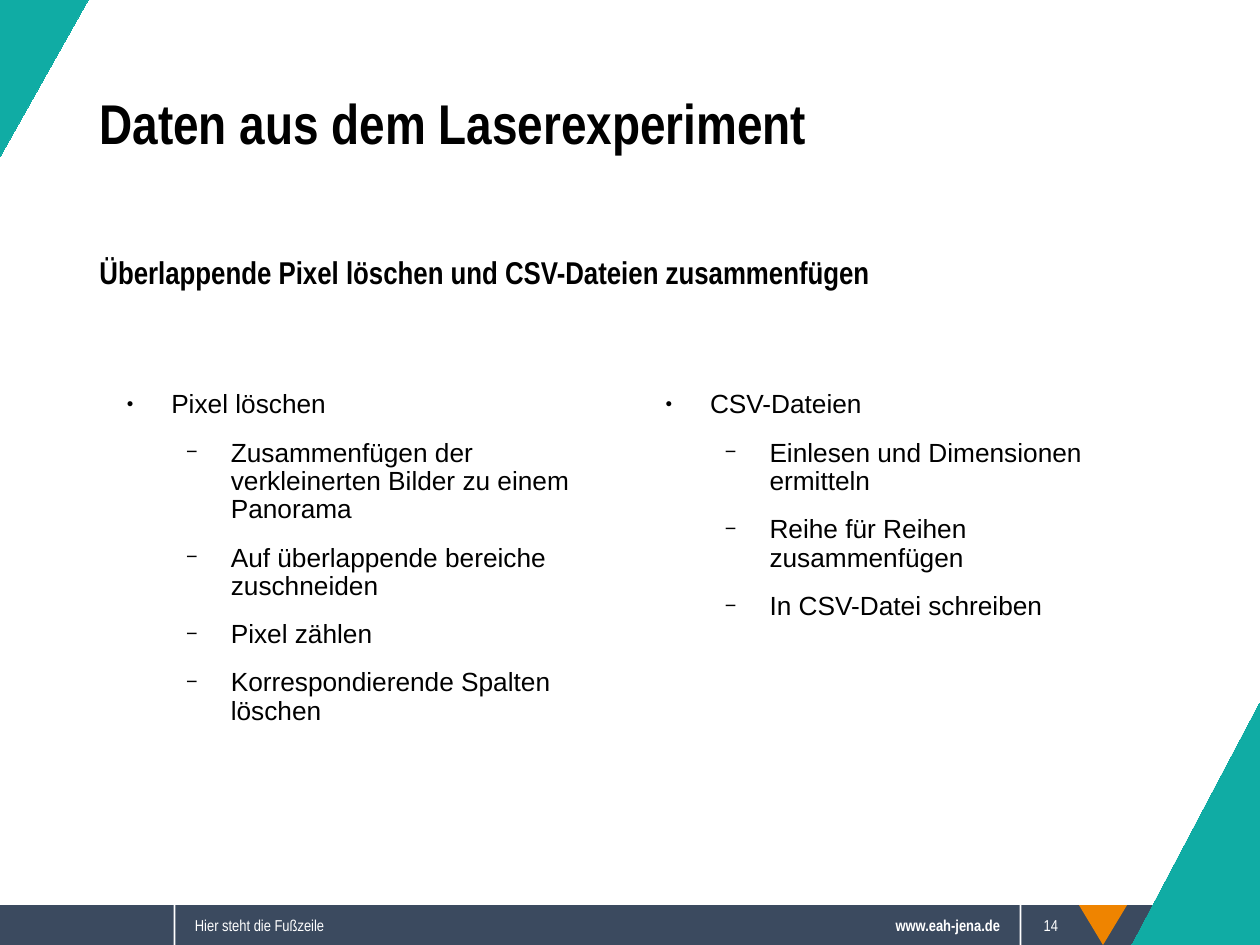
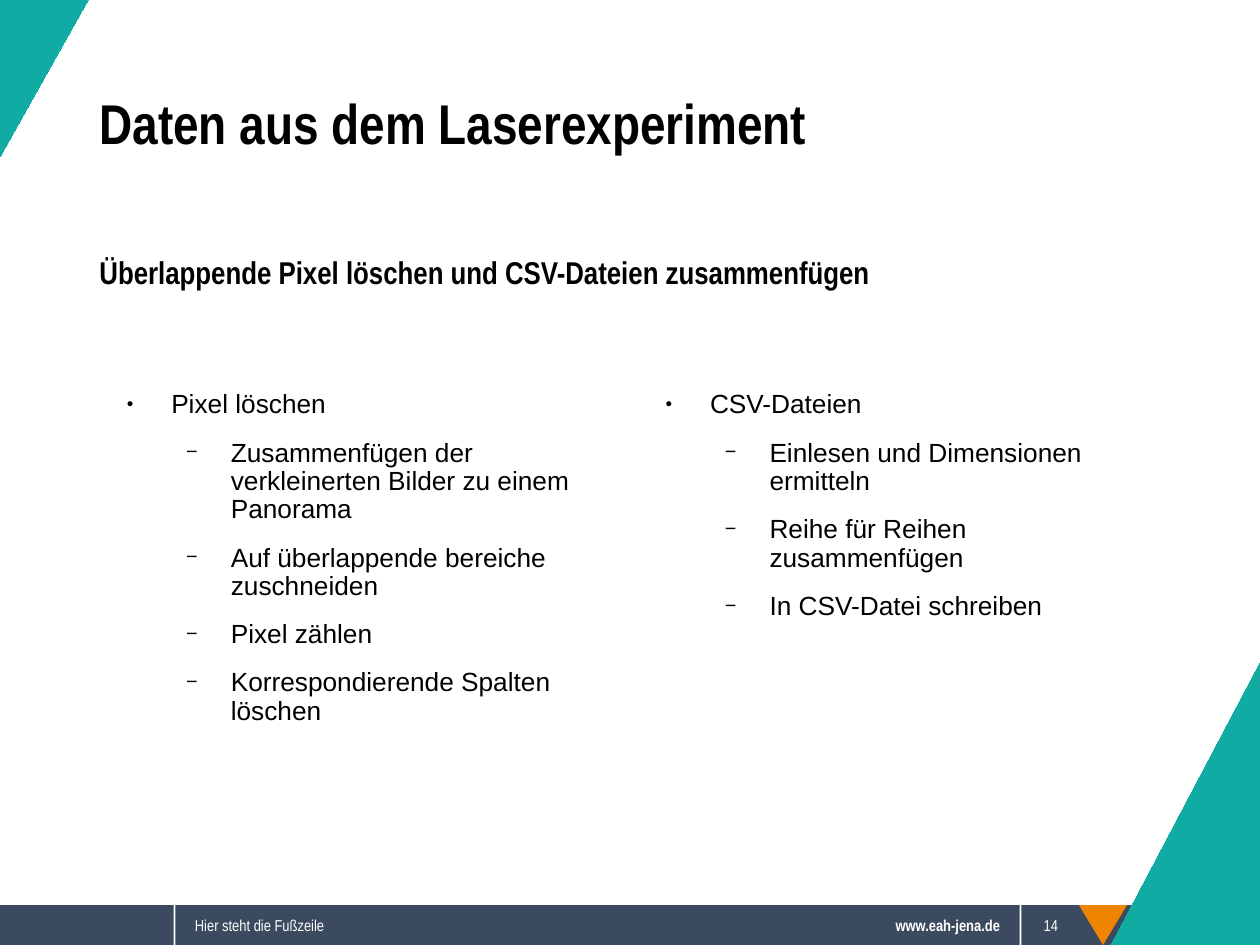
Before and after one commit to Sappy5053/Komplexpraktikum, a slide deck: slide 14 of Präsentation.odp. Drawn at 1260x945 pixels with LibreOffice and Linux fonts; fonts in the diff are those of the drawing; background and template pictures are left out. Boxes give left, top, right and bottom in pixels: in the first picture for what was removed or moved away, otherwise in the second. Text is boxed around its words. In the diff, an @@ line names an element or a change of style, - is before the commit and + after.

```diff
--- a/Präsentation.odp
+++ b/Präsentation.odp
@@ right triangle added at (1111,664,1260,945), fill #10ACA4, outline #10ACA4 0 pt @@
```
Also in this commit, not shown: 4 other slides changed, 2 slides added, 2 slides removed, 2 other files.
